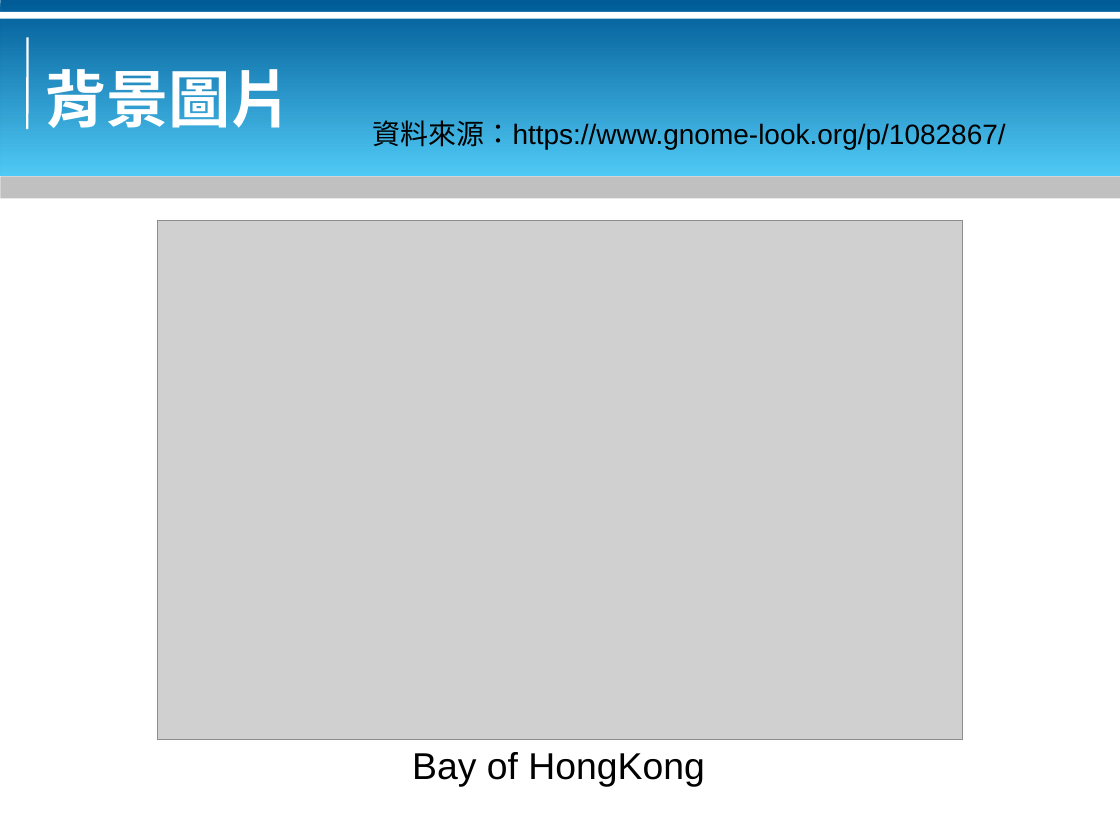
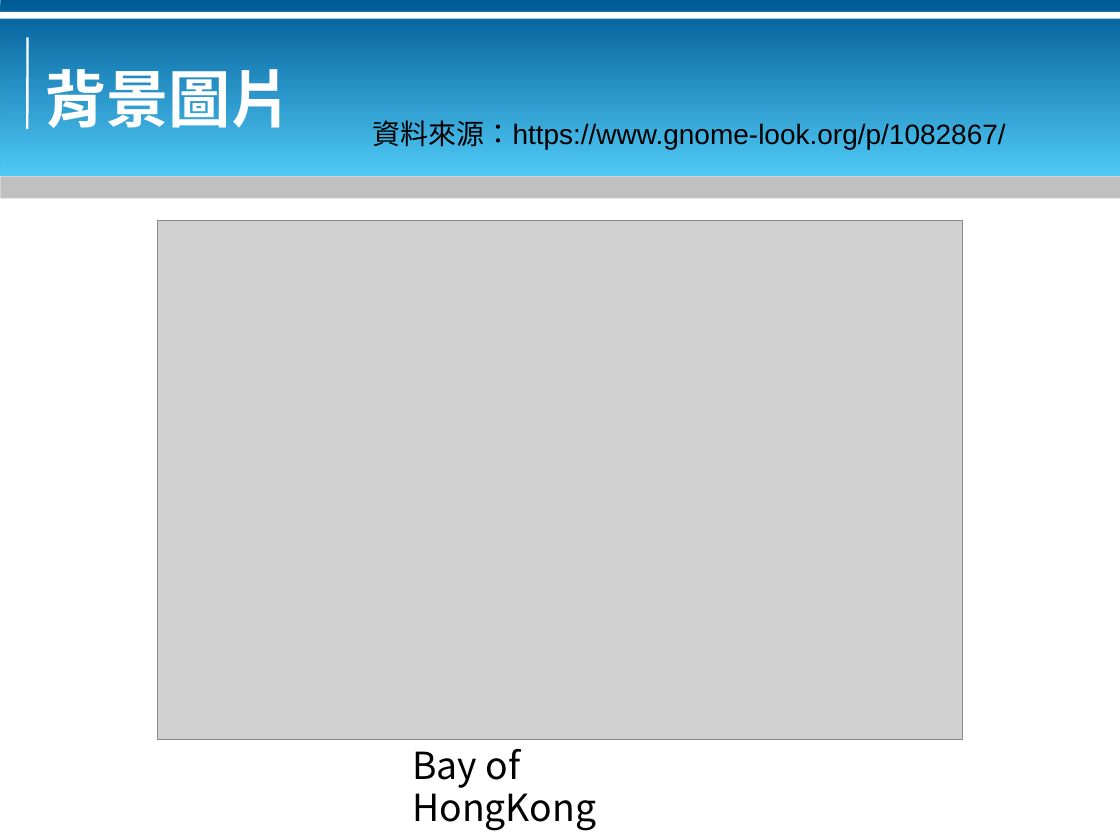
Before and after one commit to bluebat/.presentations, a slide deck: slide 4 of look-at-yue-desktop.odp. Drawn at 1120x840 pixels with LibreOffice and Linux fonts; fonts in the diff are those of the drawing; grey boxes stand for pictures; background and template pictures are left out. Boxes give left, top, right and bottom in pixels: in the first picture for what was removed or moved away, otherwise in the second. Text is boxed around its words. In the diff, an @@ line names an element or a change of style, - is before the commit and + after.

```diff
--- a/look-at-yue-desktop.odp
+++ b/look-at-yue-desktop.odp
@@ text "Bay of HongKong" at (412,749,596,831): font Arial to Noto Sans CJK SC @@
```
Also in this commit, not shown: 8 other slides changed, 2 other files.
